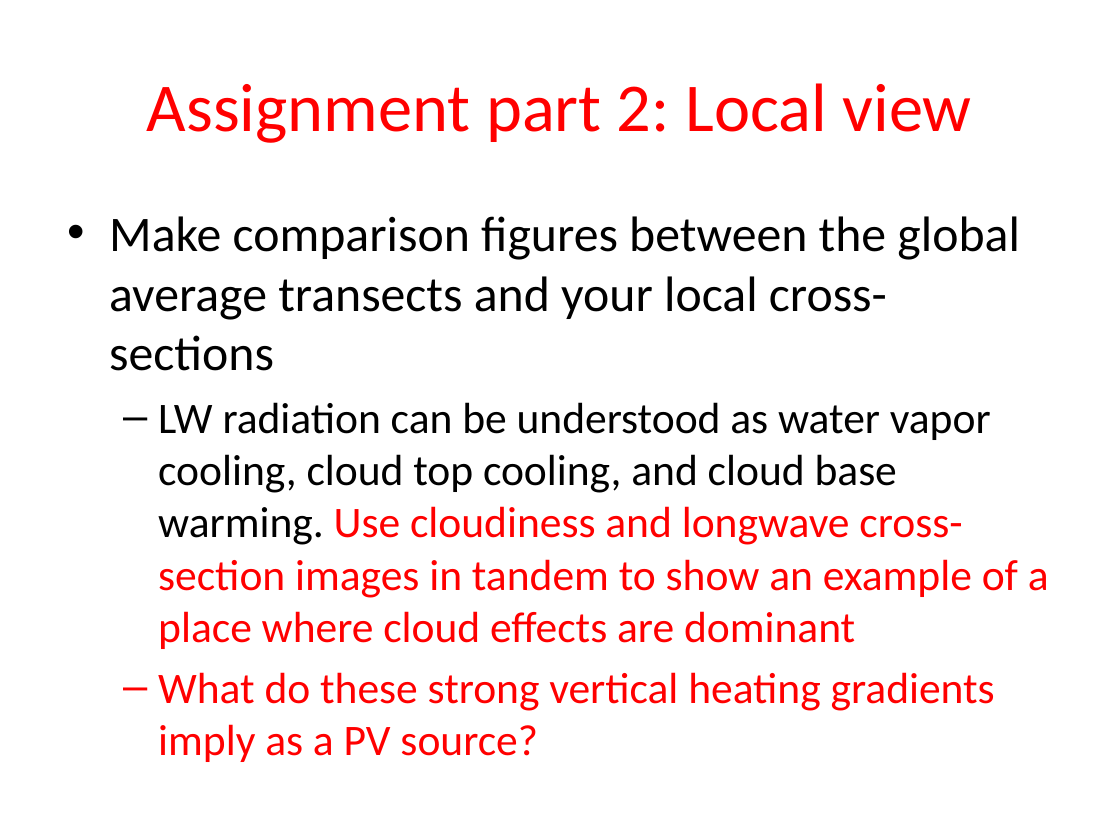
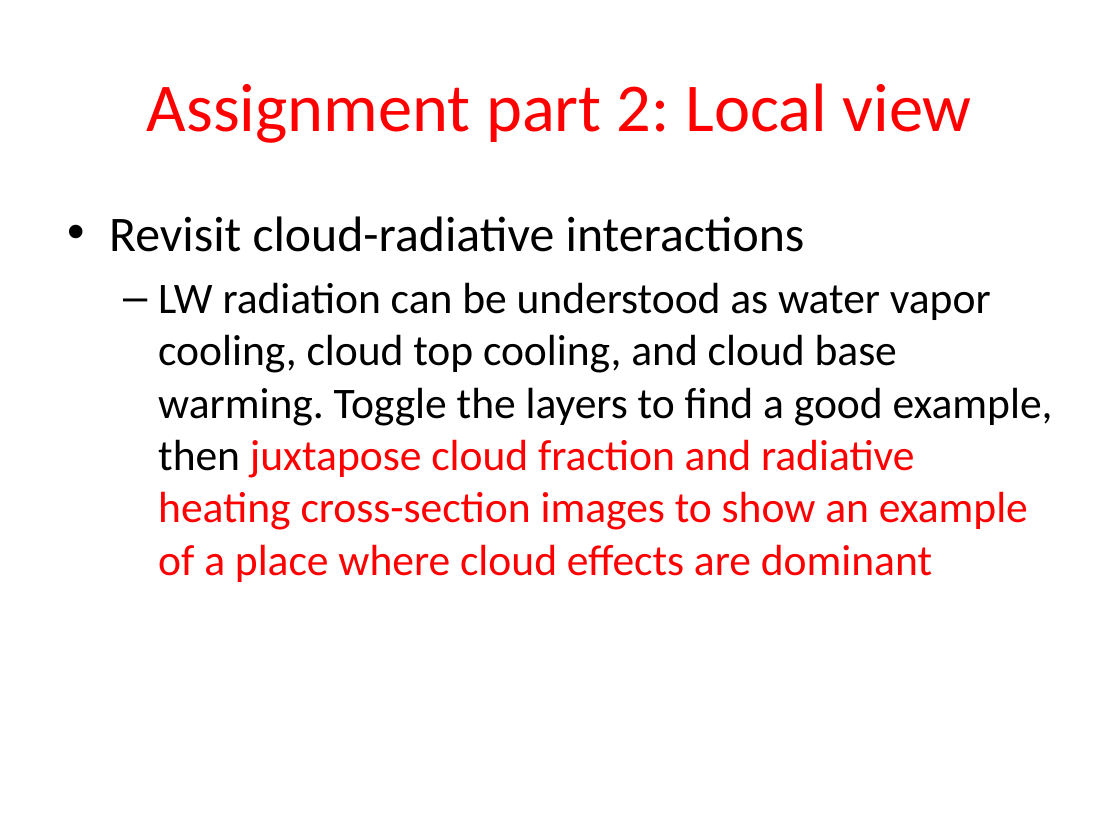
Before and after one commit to weiming9115/ATM651_IntroAtmDynamics, a slide deck: slide 15 of Unit2-WHch7/PV_budget_heatingrates_spinupconcept.pptx (slide 17 before the commit). Drawn at 1120x840 pixels with LibreOffice and Linux fonts; fonts in the diff are those of the drawing. Boxes give left, top, right and bottom in pixels: in the first picture for what was removed or moved away, otherwise in the second. Text is boxed around its words. In the diff, an @@ line names an element or a change of style, - is before the commit and + after.

Commit message:
updated assignment ppt

```diff
--- a/Unit2-WHch7/PV_budget_heatingrates_spinupconcept.pptx
+++ b/Unit2-WHch7/PV_budget_heatingrates_spinupconcept.pptx
@@ text at bbox=[109, 216, 1053, 582]: text changed @@
-• Make comparison figures between the global average transects and your local cross-sections
-  – LW radiation can be understood as water vapor cooling, cloud top cooling, and cloud base warming. Use cloudiness and longwave cross-section images in tandem to show an example of a place where cloud effects are dominant
-  – What do these strong vertical heating gradients imply as a PV source?
+• Revisit cloud-radiative interactions
+  – LW radiation can be understood as water vapor cooling, cloud top cooling, and cloud base warming. Toggle the layers to find a good example, then juxtapose cloud fraction and radiative heating cross-section images to show an example of a place where cloud effects are dominant
```
Also in this commit, not shown: 9 other slides changed, 9 slides added, 4 slides removed.
